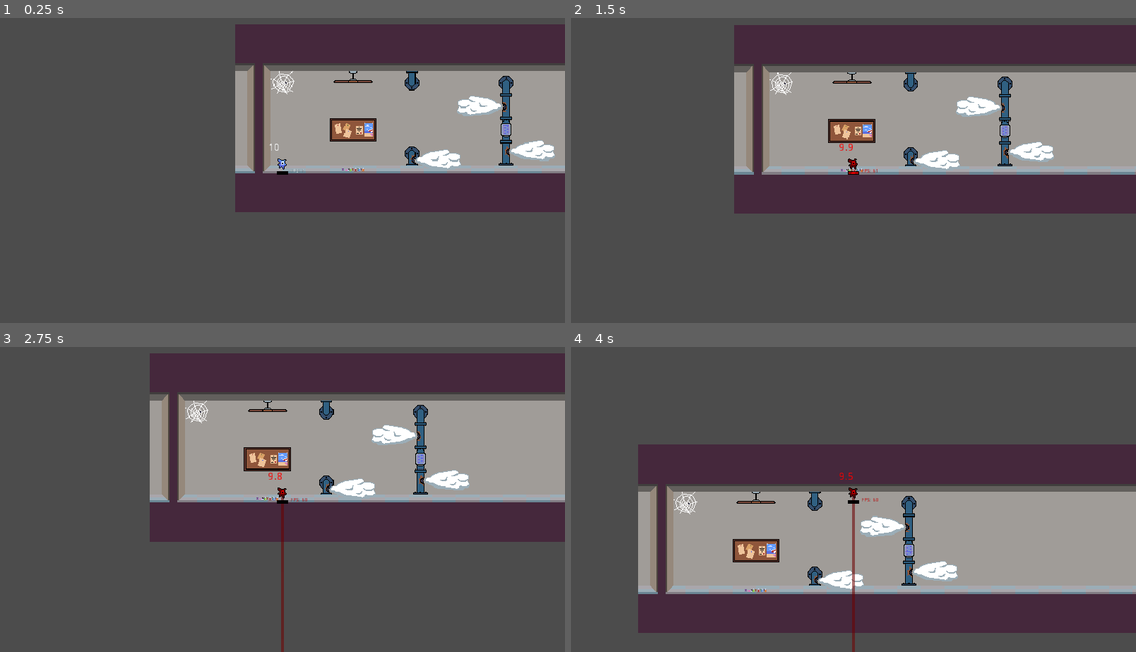
Above: before the commit, frames 1-4 (two rows, left to right).
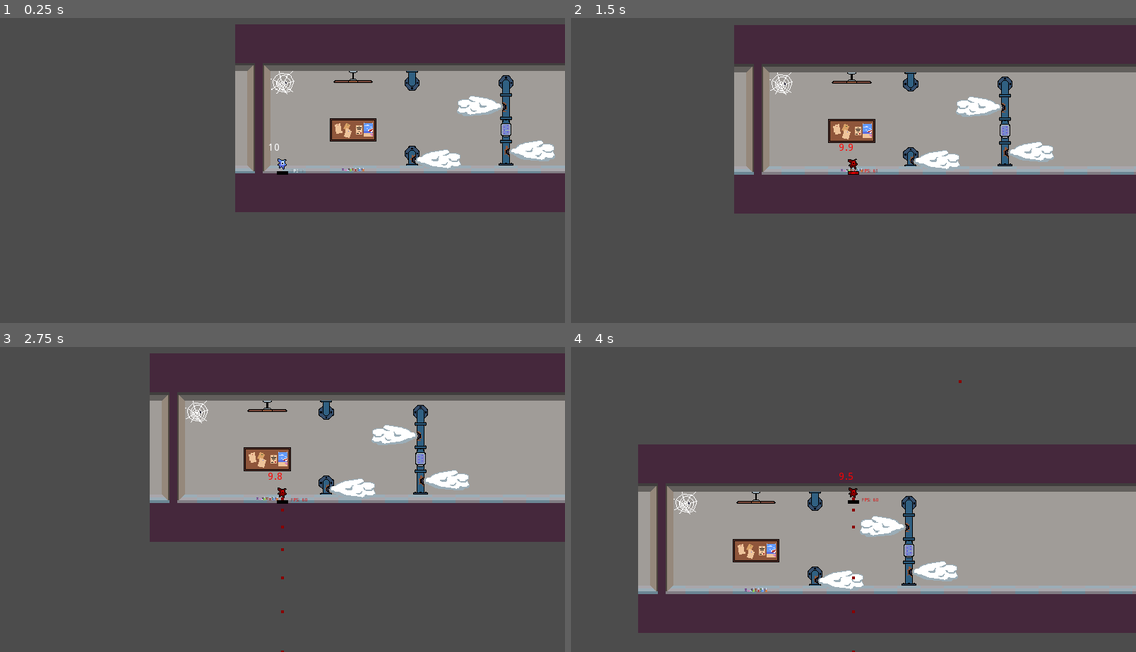
Above: after the commit, the same moments.

Repository: ihascats/sticky-situation
Game: Godot game, scene res://Maps/ResearchStation.tscn
Two runs of this game, one before a commit and one after it. Both use one fixed random seed, a clock stepped at 60 frames per second and the inputs below.
Inputs (mouse positions are in pixels of both pictures, inside the frame that each line leads up to):
- Up to frame 1 (0.25 s): no input
- Up to frame 2 (1.5 s): tap Enter at 0.5 s; move the mouse to (977, 149) at 0.52 s; press the mouse at (977, 149) at 0.53 s; tap Space at 1.25 s; move the mouse to (740, 179) at 1.27 s; release the mouse at (740, 179) at 1.28 s; click (740, 179) at 1.35 s
- Up to frame 3 (2.75 s): tap Enter at 2 s; move the mouse to (339, 423) at 2.02 s; press the mouse at (339, 423) at 2.03 s
- Up to frame 4 (4 s): tap Space at 2.75 s; move the mouse to (825, 557) at 2.77 s; release the mouse at (825, 557) at 2.78 s; click (825, 557) at 2.85 s; tap Enter at 3.5 s; move the mouse to (1023, 542) at 3.52 s; press the mouse at (1023, 542) at 3.53 s

The runs differ from the first frame. In frame 1, 0.3% of the frame differs, in the area x 47-99%, y 17-51%; in frame 2, 0.4%; in frame 3, 0.8%, in the area x 26-100%, y 15-100%; in frame 4, 0.7%.

Commit message:
Use CPUParticle2D 4 trajectory implementation

Diff:
--- a/Player/Luna.gd
+++ b/Player/Luna.gd
@@ -1,6 +1,6 @@
 extends RigidBody2D
 
-export var launch_force_magnitude = 200
+export var launch_force_magnitude = 600
 
 var direction = Vector2.RIGHT
 var mouse_press_position = Vector2.ZERO
@@ -27,11 +27,13 @@
 			mouse_release_position = get_global_mouse_position()
 			charge_up = 1 - (mouse_press_position.distance_to(mouse_release_position) / 100)
 			charge_up = clamp(charge_up, 0, 1)
+			$TrajectoryParticle.visible = true
 			$ChargeUp/ShowCharge.scale.x = charge_up
 			$LunaSprite.rotation = atan2(mouse_press_position.y - mouse_release_position.y, mouse_press_position.x - mouse_release_position.x)
 			update_trajectory(direction, launch_force_magnitude, gravity_scale, delta)
 		if Input.is_action_just_released("mouse_down"):
-			$Trajectory/TrajectoryLine.clear_points()
+#			$Trajectory/TrajectoryLine.clear_points()
+			$TrajectoryParticle.visible = false
 			mouse_release_position = get_global_mouse_position()
 			launch_player()
 			seconds.paused = false
@@ -50,18 +52,24 @@
 	sleeping = true
 	charge_up = 1
 	$ChargeUp/ShowCharge.scale.x = charge_up
-	$Trajectory/TrajectoryLine.clear_points()
+#	$Trajectory/TrajectoryLine.clear_points()
 	seconds.paused = true
 
-func update_trajectory(dir: Vector2, speed: float, gravity: float, delta: float) -> void:
-	$Trajectory/TrajectoryLine.clear_points()
-	var max_trajectory_points = 200
-	var pos: Vector2 = Vector2.ZERO
-	var vel = dir.normalized().rotated($LunaSprite.rotation) * speed * (1 - charge_up)
-	for _n in range(max_trajectory_points):
-		vel.y += gravity * 100 * delta
-		pos += vel * delta
-		$Trajectory/TrajectoryLine.add_point(pos)
+func update_trajectory(dir: Vector2, speed: float, _gravity: float, _delta: float) -> void:
+	# Line2d implementation
+#	$Trajectory/TrajectoryLine.clear_points()
+#	var max_trajectory_points = 200
+#	var pos: Vector2 = Vector2.ZERO
+#	var vel = dir.normalized().rotated($LunaSprite.rotation) * speed * (1 - charge_up)
+#	for _n in range(max_trajectory_points):
+#		vel.y += gravity * 100 * delta
+#		pos += vel * delta
+#		$Trajectory/TrajectoryLine.add_point(pos)
+	# CPUParticle2d implementation
+	$TrajectoryParticle.direction = dir.normalized().rotated($LunaSprite.rotation)
+	$TrajectoryParticle.initial_velocity = speed * (1 - charge_up)
+
+	pass
 
 func die():
 	modulate = Color(1, 0, 0)
--- a/Player/Luna.tscn
+++ b/Player/Luna.tscn
@@ -7,6 +7,7 @@
 [ext_resource path="res://Assets/NoCharge.png" type="Texture" id=5]
 [ext_resource path="res://Player/FpsCounter.gd" type="Script" id=6]
 [ext_resource path="res://Player/TimerDisplay.gd" type="Script" id=7]
+[ext_resource path="res://Player/TrajectoryParticle.tscn" type="PackedScene" id=8]
 
 [sub_resource type="CircleShape2D" id=1]
 radius = 6.0
@@ -20,7 +21,6 @@
 contacts_reported = 1
 contact_monitor = true
 script = ExtResource( 2 )
-launch_force_magnitude = 600
 
 [node name="LunaSprite" type="Sprite" parent="."]
 texture = ExtResource( 1 )
@@ -58,6 +58,7 @@
 script = ExtResource( 6 )
 
 [node name="Trajectory" type="Node2D" parent="."]
+visible = false
 show_behind_parent = true
 
 [node name="TrajectoryLine" type="Line2D" parent="Trajectory"]
@@ -74,4 +75,7 @@
 text = "10"
 script = ExtResource( 7 )
 
+[node name="TrajectoryParticle" parent="." instance=ExtResource( 8 )]
+visible = false
+
 [connection signal="body_entered" from="." to="." method="stick"]
--- /dev/null
+++ b/Player/TrajectoryParticle.tscn
@@ -0,0 +1,9 @@
+[gd_scene format=2]
+
+[node name="TrajectoryParticle" type="CPUParticles2D"]
+amount = 100
+lifetime = 10.0
+spread = 0.0
+gravity = Vector2( 0, 784 )
+scale_amount = 4.0
+color = Color( 0.545098, 0.176471, 0.733333, 1 )
--- a/project.godot
+++ b/project.godot
@@ -64,6 +64,7 @@
 [rendering]
 
 quality/driver/driver_name="GLES2"
+2d/snapping/use_gpu_pixel_snap=true
 vram_compression/import_etc=true
 vram_compression/import_etc2=false
 environment/default_environment="res://default_env.tres"
Not shown: 1 places in Player/Luna.tscn that only renumber resources
